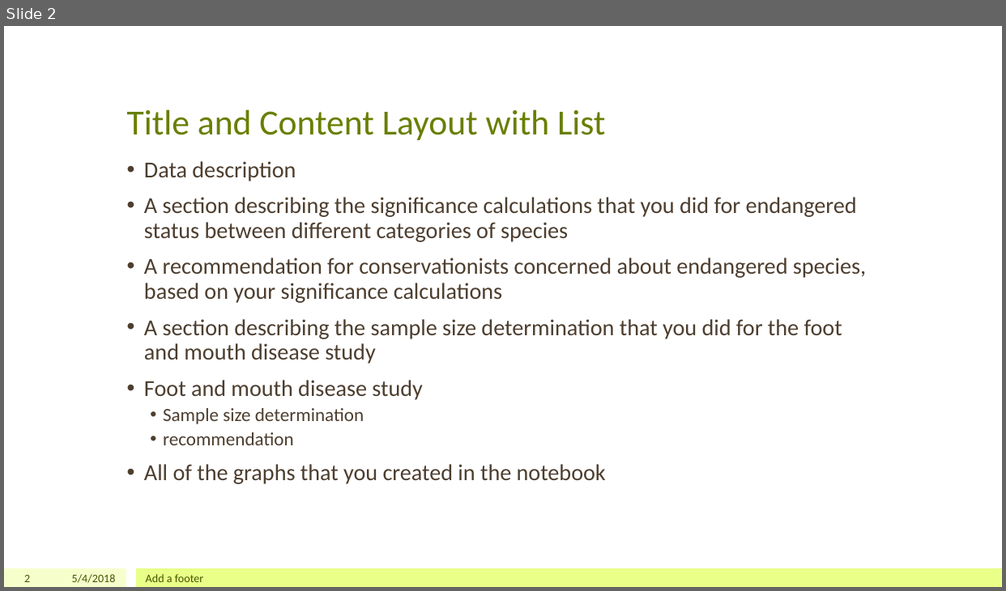
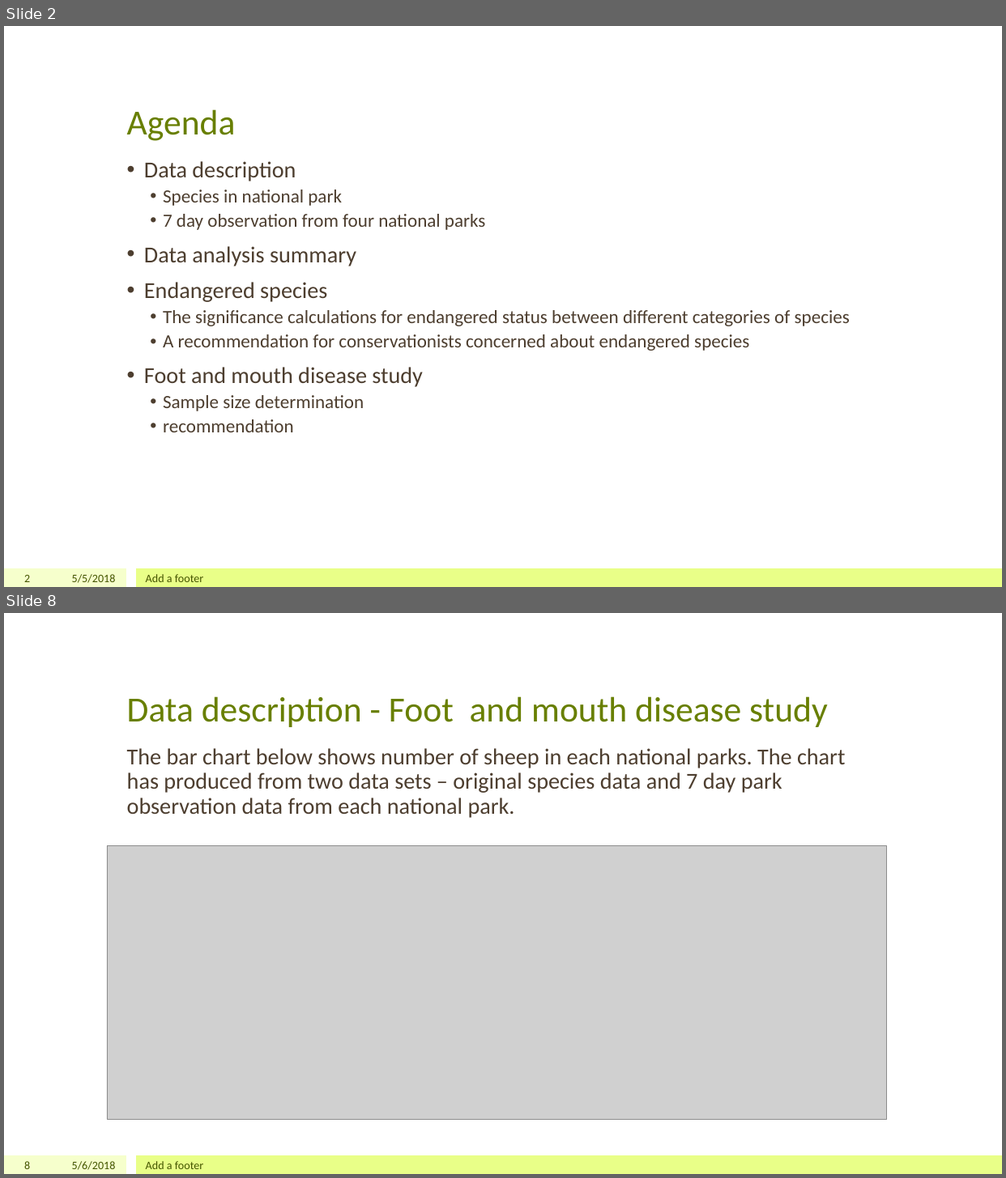
Before and after one commit to iamchristinelee/codeacademy, a slide deck: DataScience/Capstone/biodiversity.pptx. Shown one above the other, each under a label of ours: slide 2 before the commit, slides 2 and 8 after it; the slides between them are not shown. The pictures are 1006x591 and 1006x1178 pixels, drawn with LibreOffice and Linux fonts; fonts in the diff are those of the drawing; grey boxes stand for pictures. Boxes give left, top, right and bottom in pixels: in the first picture for what was removed or moved away, otherwise in the second. Text is boxed around its words. In the diff, an @@ line names an element or a change of style, - is before the commit and + after.

```diff
--- a/DataScience/Capstone/biodiversity.pptx
+++ b/DataScience/Capstone/biodiversity.pptx
@@ slide 8 added at (4, 613, 1002, 1174), background #FFFFFF; not listed: 2 template elements that a slide beside it also shows @@
@@ title added at (127, 696, 828, 727), 34 pt, text #688000 @@
+Data description - Foot and mouth disease study
@@ text added at (127, 748, 845, 818), 22 pt, text #4D3E2F @@
+The bar chart below shows number of sheep in each national parks. The chart has produced from two data sets – original species data and 7 day park observation data from each national park.
@@ picture added at (107, 846, 887, 1120) @@
@@ page number added at (24, 1161, 30, 1169), 11 pt, text #455500 @@
+8
@@ text added at (72, 1161, 116, 1170), 11 pt, text #455500 @@
+5/6/2018
@@ text added at (146, 1161, 203, 1169), 11 pt, text #455500 @@
+Add a footer
@@ slide 2 changed as well @@
@@ title at (127, 109, 236, 141): text changed @@
-Title and Content Layout with List
+Agenda
@@ text at (144, 190, 850, 351): text changed; size 22 to 18 pt @@
-• A section describing the significance calculations that you did for endangered status between different categories of species
-• A recommendation for conservationists concerned about endangered species, based on your significance calculations
-• A section describing the sample size determination that you did for the foot and mouth disease study
+  • Species in national park
+  • 7 day observation from four national parks
+• Data analysis summary
+• Endangered species
+  • The significance calculations for endangered status between different categories of species
+  • A recommendation for conservationists concerned about endangered species
@@ text at (144, 464, 606, 484): paragraph removed @@
-• All of the graphs that you created in the notebook
@@ text at (72, 574, 116, 583): text changed @@
-5/4/2018
+5/5/2018
```
Also in this commit, not shown: 3 other slides changed, 5 other slides added, 10 slides removed, 3 other files.
